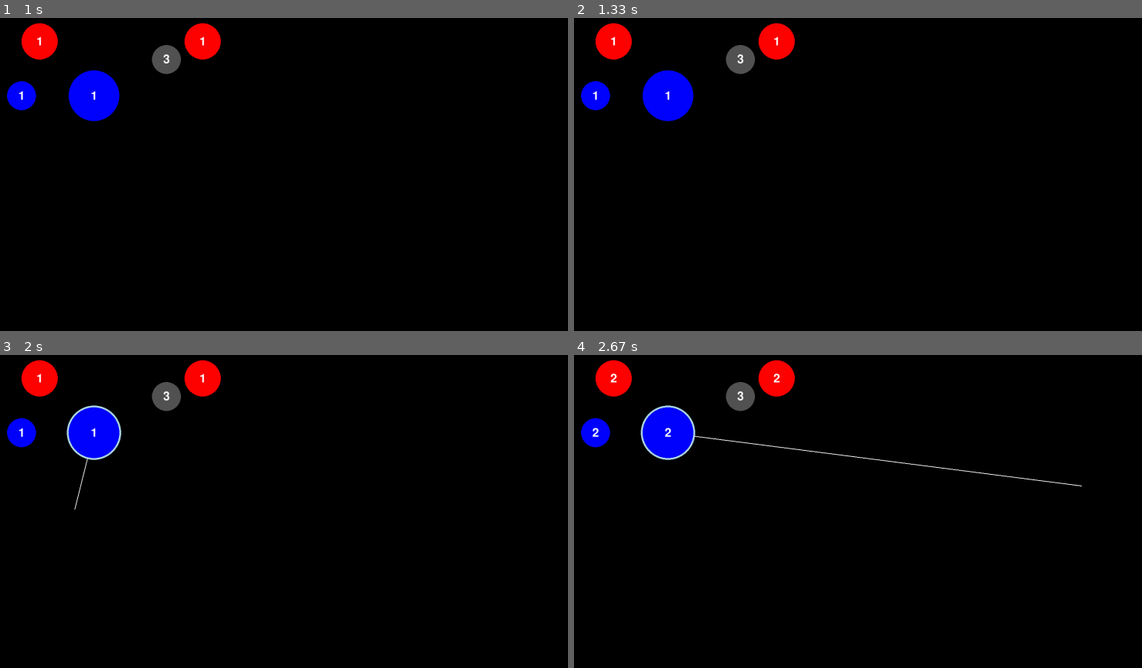
Above: before the commit, frames 1-4 (two rows, left to right).
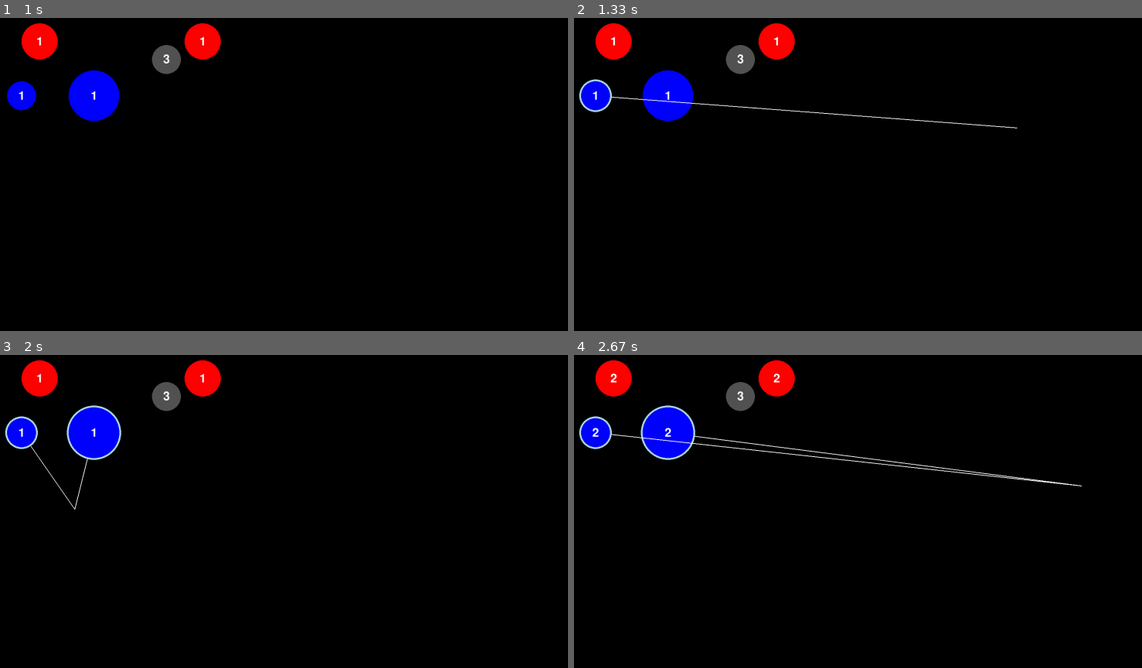
Above: after the commit, the same moments.

Repository: msa2984/teals-pygame
Game: pygame game, started from pygame/nano_wars/main.py
The game is run twice, just before and just after one commit, with the same random seed, the same clock (stepped at 60 frames per second) and the same inputs.
Inputs (mouse positions are in pixels of both pictures, inside the frame that each line leads up to):
- Up to frame 1 (1 s): press the mouse at (90, 96) at 0.37 s; move the mouse to (198, 83) at 0.47 s; release the mouse at (306, 74) at 0.6 s; click (403, 208) at 0.72 s
- Up to frame 2 (1.33 s): press the mouse at (596, 96) at 1.03 s; move the mouse to (806, 111) at 1.13 s; release the mouse at (1017, 127) at 1.27 s
- Up to frame 3 (2 s): press the mouse at (90, 433) at 1.37 s; move the mouse to (204, 545) at 1.47 s; release the mouse at (318, 661) at 1.6 s; press the mouse at (90, 433) at 1.7 s; move the mouse to (85, 470) at 1.8 s; release the mouse at (73, 508) at 1.93 s
- Up to frame 4 (2.67 s): press the mouse at (664, 433) at 2.03 s; move the mouse to (880, 545) at 2.13 s; release the mouse at (1096, 661) at 2.27 s; press the mouse at (664, 433) at 2.37 s; move the mouse to (875, 458) at 2.47 s; release the mouse at (1079, 486) at 2.6 s

Frame 1 is identical in both runs. In frame 2, 0.4% of the frame differs, in the area x 0-79%, y 19-36%; in frame 3, 0.2%; in frame 4, 0.5%, in the area x 0-90%, y 19-42%.

Commit message:
:hammer:

Diff:
--- a/pygame/nano_wars/main.py
+++ b/pygame/nano_wars/main.py
@@ -107,21 +107,21 @@
                 selected_cells = check_selection(cells, selection_rect)
 
             # If the mouse clicked on any of the cells, highlight them
-            if selected_cells:
-                highlighted_cells.extend(selected_cells)  # Add newly selected cells to the highlighted list
-                for cell in selected_cells:
-                    cell.is_highlighted = True  # Set highlight state
-                    cell.line_end = mouse_pos  # Store the cursor position to draw the line
+                if selected_cells:
+                    highlighted_cells.extend(selected_cells)  # Add newly selected cells to the highlighted list
+                    for cell in selected_cells:
+                        cell.is_highlighted = True  # Set highlight state
+                        cell.line_end = mouse_pos  # Store the cursor position to draw the line
 
-                line_active = True  # Activate line drawing if any cells are highlighted
-            else:
-                # If clicked outside of any cells, clear highlighted cells only if no cell was clicked
-                if not any(cell.check_click(mouse_pos) for cell in cells):
-                    line_active = False  # Stop drawing the line when clicked outside
-                    for highlighted in highlighted_cells:
-                        highlighted.is_highlighted = False  # Remove highlighting
-                        highlighted.line_end = None  # Stop drawing the line
-                    highlighted_cells.clear()  # Clear the highlighted cells tracker
+                    line_active = True  # Activate line drawing if any cells are highlighted
+                else:
+                    # If clicked outside of any cells, clear highlighted cells only if no cell was clicked
+                    if not any(cell.check_click(mouse_pos) for cell in cells):
+                        line_active = False  # Stop drawing the line when clicked outside
+                        for highlighted in highlighted_cells:
+                            highlighted.is_highlighted = False  # Remove highlighting
+                            highlighted.line_end = None  # Stop drawing the line
+                        highlighted_cells.clear()  # Clear the highlighted cells tracker
 
 
     # Get the current time in milliseconds
